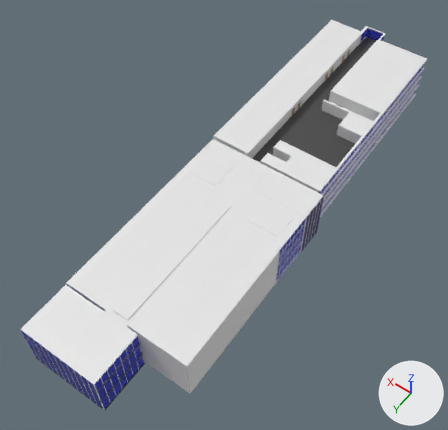
The FBX model Assets/3Model/SAW.fbx: old version first, new version second.
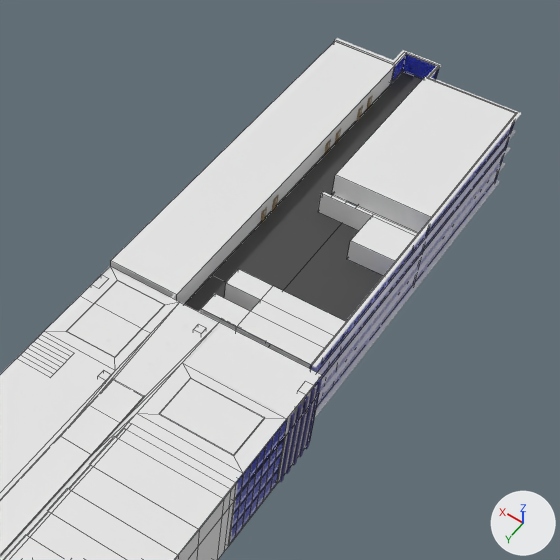
Old and new are each drawn whole from a 50 mm camera at (-65.1, 88.7, 137.7) aimed at (1.5, -4.6, -8.8) and again close up on the part from 35% to 100% of the width and 0% to 68% of the height. Every picture has the same lights, and +X, +Y and +Z are marked at lower right. The first two pictures are the older version. The close-ups show mesh edges as thin lines. Where no turn or scale is listed for an object, it has been applied to the vertices.
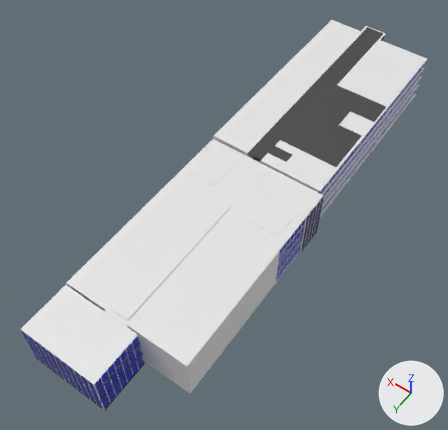
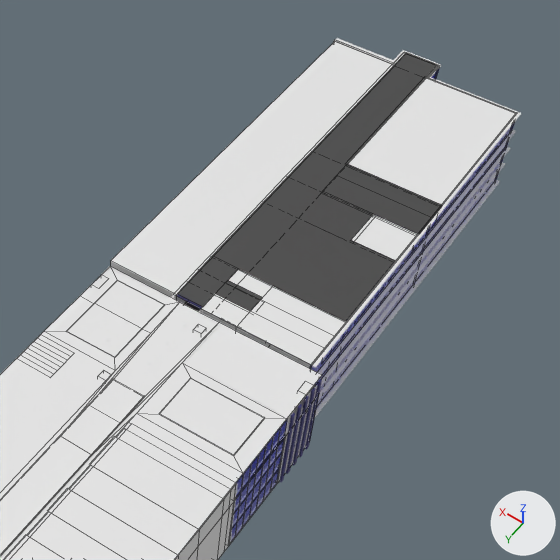
What changed in the scene script:
```text
Add me_plane_007_1:
    me_plane_007_1.from_pydata(...)  # 26 vertices, 12 faces; spans x -22.9..1.6, y -34.0..41.8, z 0.0
    me_plane_007_1.materials.append(mat_biru)  # dark blue #333071
Add me_plane_006:
    me_plane_006.from_pydata([(0.9, 31.5, 0.0), (5.8, 31.5, 0.0), (-0.7, -33.8, 0.0), (5.7, -33.9, 0.0), (-18.1, 31.5, 0.0), (-18.1, 15.7, 0.0), (-0.7, 8.1, 0.0), (-10.2, 15.7, 0.0), (-10.2, 8.1, 0.0), (-0.7, 3.4, 0.0), (0.9, 38.4, 0.0), (0.9, 34.6, 0.0), (5.7, 41.6, 0.0), (0.9, 41.6, 0.0), (-5.4, 38.4, 0.0), (-5.4, 34.6, 0.0), (-0.7, -0.2, 0.0), (-18.5, 8.1, 0.0), (-18.5, 3.4, 0.0), (-18.5, -0.2, 0.0)], [], [(6, 9, 16, 2, 3, 1, 0, 4, 5, 7, 8), (10, 11, 0, 1, 12, 13), (11, 10, 14, 15), (16, 9, 18, 19), (9, 6, 17, 18)])
    for i in [0, 3, 4]: me_plane_006.polygons[i].material_index = 1
    me_plane_006.materials.append(mat_lantaihitam)  # dark grey #4f4f4f
    me_plane_006.materials.append(mat_lantai_putih)  # dark grey #4f4f4f
Add ob_plane_017:
    ob_plane_017 = bpy.data.objects.new('Plane.017', me_plane_007_1)
    ob_plane_017.location = (2.1, -60.5, 4.6)
Add ob_plane_016:
    ob_plane_016 = bpy.data.objects.new('Plane.016', me_plane_006)
    ob_plane_016.location = (-2.7, -60.5, 4.8)
```

Location of each change, [x1, y1, x2, y2] in pixels of the close-ups (560 x 560 px):
'Plane.016', added: after [177, 53, 443, 321]
    faces in mat_lantai_putih (dark grey #4f4f4f): [213, 53, 443, 321]
    faces in mat_lantaihitam (dark grey #4f4f4f): [177, 256, 263, 311]
'Plane.017', added: after [176, 71, 432, 321]
'Plane', unchanged, covered by the edit: before [185, 72, 422, 478]; after [185, 302, 285, 478]
'Cube.113', unchanged, covered by the edit: before [177, 66, 395, 304]; after [177, 294, 187, 304]
'Cube.112', unchanged, covered by the edit: before [332, 175, 431, 233]
